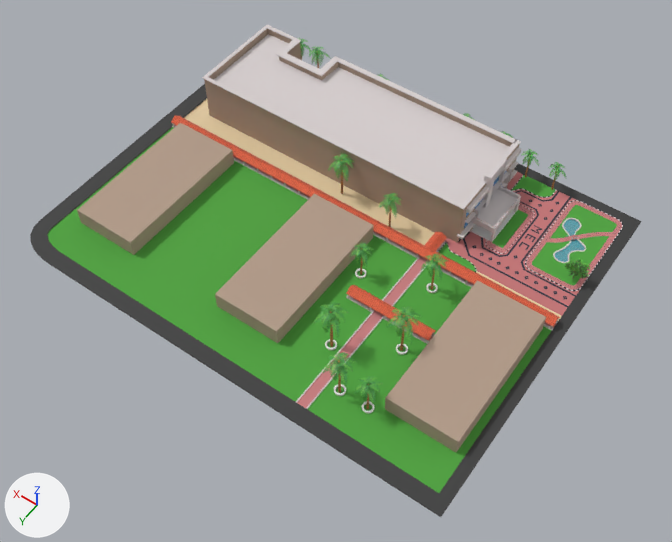
Before and after pictures for a commit that changed the glTF model models/mec.glb.
One viewpoint serves both versions: a camera (50 mm lens) standing at (-58.1, 99.0, 117.0) and looking at (-4.4, 23.7, -1.3). Arrows for +X, +Y and +Z are at lower left; the lights stay in place. The picture after the commit comes second. Where no turn or scale is listed for an object, it has been applied to the vertices.

The scene before the commit, as lines of its bpy script (objects in view):
```python
me_cube = bpy.data.meshes.new('Cube')
me_cube.from_pydata(...)  # 98 vertices, 164 faces; spans x -0.19..4.66, y -8.45..0.32, z -0.29..9.58
me_cube.materials.append(mat_material_005)  # picture img_mec_texture1
me_cube_011 = bpy.data.meshes.new('Cube.011')
me_cube_011.from_pydata(...)  # 2162 vertices, 4060 faces; spans x -0.2..76.4, y -1.8..32.7, z -0.2..1.9
me_cube_011.materials.append(mat_material_005)  # picture img_mec_texture1
me_cube_031 = bpy.data.meshes.new('Cube.031')
me_cube_031.from_pydata(...)  # a box spanning x -5.5..6.4, y -12.6..12.8, z 0.0..3.2; a box spanning x -65.9..-54.1, y -12.6..12.8, z 0.0..3.2; a box spanning x -34.8..-23.0, y -12.6..12.8, z 0.0..3.2
me_cube_031.materials.append(mat_material_005)  # picture img_mec_texture1
ob_cube = bpy.data.objects.new('Cube', me_cube)
ob_cube.location = (-22.1, 4.8, 0.4)
ob_cube_030 = bpy.data.objects.new('Cube.030', me_cube_011)
ob_cube_030.location = (-38.1, 14.7, 0.1)
ob_cube_038 = bpy.data.objects.new('Cube.038', me_cube_031)
ob_cube_038.location = (28.9, 28.0, 0.0)
# also in view: 'Cube.013' at (8.8, -0.5, 3.9); 'Plane.016' at (0.1, 18.1, 0.1); 'path1' at (-33.4, -2.4, 0.2); 'Cube.033' at (-16.8, 27.0, 1.0); 'Plane.013' at (0.1, 27.9, 0.0)
```
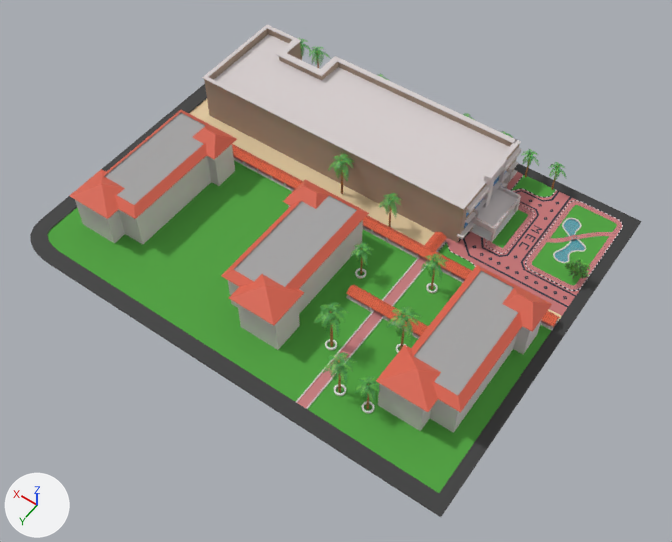
Scene script edits in JSON lines:
```json
{"op": "add", "block": "mat_material_006", "code": ["mat_material_006 = principled_material('Material.006')", "mat_material_006.base_color = (0.722, 0.129, 0.077)  # red #dd654e"]}
{"op": "add", "block": "me_plane_001", "code": ["me_plane_001 = bpy.data.meshes.new('Plane.001')", "me_plane_001.from_pydata(...)  # 201 vertices, 294 faces; spans x -6.6..65.9, y -11.1..15.4, z -8.3..1.4", "# faces by material slot: [72, 222]", "me_plane_001.materials.append(mat_material_006)  # red #dd654e", "me_plane_001.materials.append(mat_material_005)  # picture img_mec_texture1"]}
{"op": "remove", "block": "ob_cube_038", "code": ["ob_cube_038 = bpy.data.objects.new('Cube.038', me_cube_031)", "ob_cube_038.location = (28.9, 28.0, 0.0)"]}
{"op": "add", "block": "ob_plane_003", "code": ["ob_plane_003 = bpy.data.objects.new('Plane.003', me_plane_001)", "ob_plane_003.location = (-30.8, 27.0, 8.2)"]}
```

Changed parts and their boxes [x1, y1, x2, y2] in the pictures (672 x 542 px):
```json
{"object": "Plane.003", "change": "added", "after": [70, 110, 552, 433], "faces in mat_material_005 (picture img_mec_texture1)": [75, 112, 542, 433], "faces in mat_material_006 (red #dd654e)": [70, 110, 552, 413]}
{"object": "Cube.038", "change": "deleted", "before": [77, 123, 546, 452], "on screen": "beige"}
```
